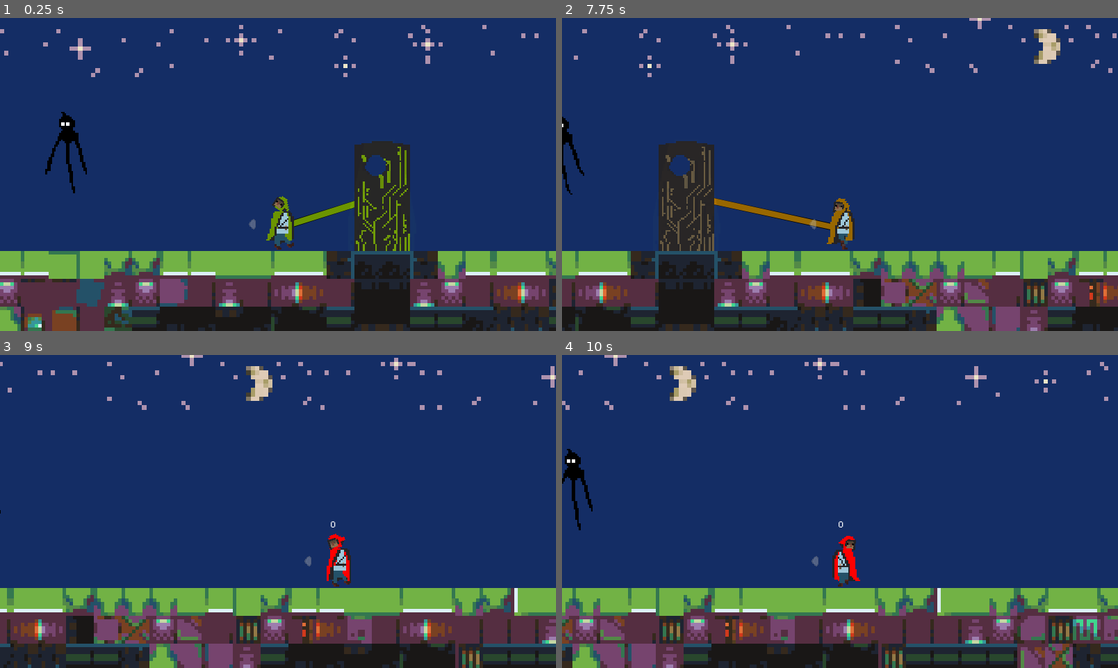
Above: before the commit, frames 1-4 (two rows, left to right).
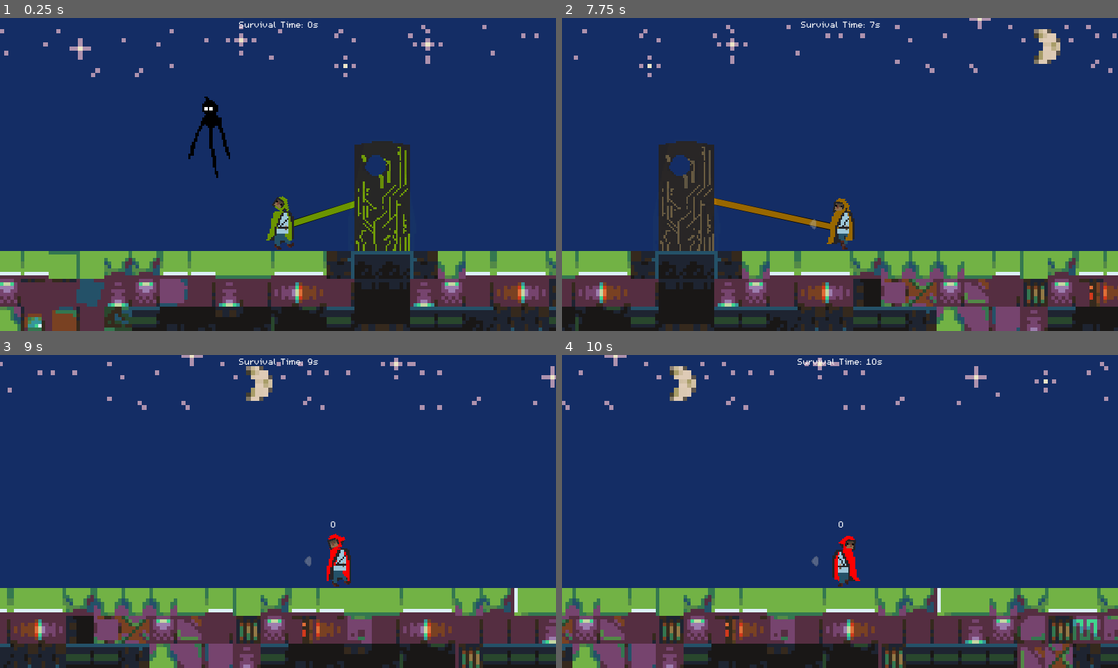
Above: after the commit, the same moments.

Repository: MHillier98/FeedThePillar
Game: Godot game, scene res://Scenes/TestScene.tscn
The game is run twice, just before and just after one commit, with the same random seed, the same clock (stepped at 60 frames per second) and the same inputs.
Inputs (mouse positions are in pixels of both pictures, inside the frame that each line leads up to):
- Up to frame 1 (0.25 s): no input
- Up to frame 2 (7.75 s): move the mouse to (595, 152) at 0.52 s; hold D (right) 0.53-2.03 s; click (595, 152) at 0.67 s; tap W (up) at 0.77, 1.52, 3.02, 3.77, 4.52, 6.02, 6.77, 7.52 s; move the mouse to (728, 190) at 1.27 s; click (728, 190) at 1.42 s; move the mouse to (895, 105) at 2.02 s; hold A (left) 2.03-2.78 s; click (895, 105) at 2.17 s; move the mouse to (812, 237) at 2.77 s; hold D (right) 2.78-4.28 s; click (812, 237) at 2.92 s; move the mouse to (1006, 221) at 3.52 s; click (1006, 221) at 3.67 s; move the mouse to (673, 127) at 4.27 s; hold A (left) 4.28-5.03 s; click (673, 127) at 4.42 s; move the mouse to (867, 174) at 5.02 s; hold D (right) 5.03-5.78 s; click (867, 174) at 5.17 s; move the mouse to (756, 96) at 5.77 s; hold A (left) 5.78-7.28 s; click (756, 96) at 5.92 s; move the mouse to (962, 158) at 6.52 s; click (962, 158) at 6.67 s; move the mouse to (728, 190) at 7.27 s; hold D (right) from 7.28 s (still down); click (728, 190) at 7.42 s
- Up to frame 3 (9 s): keep holding D (right); move the mouse to (333, 442) at 8.02 s; click (333, 442) at 8.17 s; move the mouse to (250, 574) at 8.77 s; click (250, 574) at 8.92 s
- Up to frame 4 (10 s): tap W (up) at 9.02, 9.77 s; move the mouse to (1006, 558) at 9.52 s; release D (right) at 9.53 s; hold A (left) from 9.53 s (still down); click (1006, 558) at 9.67 s

The runs differ from the first frame. In frame 1, 1.1% of the frame differs, in the area x 8-58%, y 1-68%; in frame 2, 0.4%; in frame 3, 0.1%; in frame 4, 0.5%.

Commit message:
Added auto-adding wraiths / respawning wraiths

Diff:
--- a/Scenes/TestScene.tscn
+++ b/Scenes/TestScene.tscn
@@ -7,7 +7,6 @@
 [ext_resource path="res://Scripts/UI.gd" type="Script" id=5]
 [ext_resource path="res://Images/PillarV2Light.png" type="Texture" id=6]
 [ext_resource path="res://Images/background.png" type="Texture" id=7]
-[ext_resource path="res://Scenes/Wraith.tscn" type="PackedScene" id=8]
 
 [node name="World" type="Node"]
 script = ExtResource( 4 )
@@ -68,7 +67,6 @@
 }
 
 [node name="Timer" type="Label" parent="CanvasLayer/HUD"]
-visible = false
 anchor_left = 0.5
 anchor_right = 0.5
 margin_left = -101.5
@@ -99,7 +97,3 @@
 __meta__ = {
 "_edit_lock_": true
 }
-
-[node name="Wraith" parent="." instance=ExtResource( 8 )]
-position = Vector2( 4.78448, 144.117 )
-points = 100
--- a/Scripts/GameController.gd
+++ b/Scripts/GameController.gd
@@ -4,6 +4,9 @@
 onready var player = $Player
 onready var pillar = $Pillar
 onready var timerPanel = $CanvasLayer/HUD/Timer
+onready var power_line = $PowerLine
+
+var new_wraith = preload("res://scenes/Wraith.tscn")
 
 var timer = 0 # timer for points
 
@@ -13,6 +16,8 @@
 
 
 func _ready():
+	var wraith = spawn_wraith()
+	player.set_wraith(wraith)
 	set_process(true)
 
 
@@ -21,9 +26,8 @@
 		update_points()
 		timer = 0
 
-	timer += 1
-
 	if not paused:
+		timer += 1
 		time += delta * time_mult
 		timerPanel.text = "Survival Time: " + str(int(time)) + "s"
 
@@ -31,6 +35,7 @@
 func update_points():
 	var player_pos = player.global_position
 	var pillar_pos = pillar.global_position
+
 	if player_pos.distance_to(pillar_pos) < 350:
 		var distance = clamp(player_pos.distance_to(pillar_pos)/20, 0, 100)
 		var points = int(clamp(20 - distance, 0, 20))
@@ -42,3 +47,31 @@
 
 		if points_difference > 0:
 			pillar.add_points(points_difference)
+
+
+func _on_Wraith_died():
+	player.clear_wraith()
+	print("we need another wraith!")
+	var wraith = spawn_wraith()
+	player.set_wraith(wraith)
+	power_line.clear_target()
+
+
+#func _on_Wraith_target_selected():
+#	power_line.set_target()
+
+
+func spawn_wraith():
+	var new_wraith_instance = new_wraith.instance()
+	new_wraith_instance.set_name("Wraith")
+	new_wraith_instance.connect("died", self, "_on_Wraith_died")
+#	new_wraith_instance.connect("target_selected", self, "_on_Wraith_target_selected")
+#	print(new_wraith_instance.name)
+
+	randomize()
+	var pos_x = rand_range(-400, 1000)
+	var pos_y = rand_range(110, 200)
+
+	new_wraith_instance.position = Vector2(pos_x, pos_y)
+	add_child(new_wraith_instance)
+	return new_wraith_instance
--- a/Scripts/Pillar.gd
+++ b/Scripts/Pillar.gd
@@ -1,7 +1,7 @@
 extends Sprite
 
 
-export(int) var points = 0 setget set_points, get_points
+export(int) var points = 100 setget set_points, get_points
 
 onready var pointsLabel = $PointsLabel
 
@@ -15,8 +15,8 @@
 
 
 func _process(_delta):
-	if timer > 600:
-		points = clamp(points - 1, 0, 9999999)
+	if timer > 500:
+		points = clamp(points - 4, 0, 9999999)
 		update_text()
 		timer = 0
 
--- a/Scripts/UI.gd
+++ b/Scripts/UI.gd
@@ -8,6 +8,7 @@
 var pillar
 var pillar_light
 var target = ""
+var wraith_target = null
 
 func _ready():
 	main_scene = get_tree().current_scene
@@ -25,12 +26,24 @@
 	target = new_target
 
 
+func clear_target():
+	target = ""
+	wraith_target = null
+
+
 func _draw():
-	draw_pillar_player_light()
+	if target == "Wraith":
+		var world_nodes = get_node("/root/World").get_children()
 
-	if target == "Wraith":
-		var wraith = main_scene.find_node("Wraith")
-		draw_wraith_player_light(wraith)
+		if wraith_target == null:
+			for node in world_nodes:
+				if "Wraith" in node.name:
+					wraith_target = node
+
+		if wraith_target != null:
+			draw_wraith_player_light(wraith_target)
+	else:
+		draw_pillar_player_light()
 
 
 func draw_pillar_player_light():
@@ -40,7 +53,7 @@
 	if player_pos.distance_to(pillar_pos) < 350:
 		var distance = clamp(player_pos.distance_to(pillar_pos) / 3, 0, 100)
 
-		# https://stackoverflow.com/questions/340209/generate-colors-between-red-and-green-for-a-power-meter
+#		https://stackoverflow.com/questions/340209/generate-colors-between-red-and-green-for-a-power-meter
 		var r = (255 * distance) / 100
 		var g = (255 * (100 - distance)) / 100
 		draw_colour = Color(r / 255, g / 255, 0)
--- a/Scripts/Wraith.gd
+++ b/Scripts/Wraith.gd
@@ -1,9 +1,13 @@
 extends Node2D
 
 
-export(int) var points = 300 setget set_points, get_points
+export(int) var points = 100 setget set_points, get_points
 
+onready var area2d = $Area2D
 onready var animatedSprite = $Area2D/AnimatedSprite
+
+signal died
+signal target_selected
 
 var main_scene
 var player
@@ -12,6 +16,8 @@
 var direction_modifier = -2
 var timer = 0
 var mouse_hovered = false
+var paused = false
+
 
 func set_points(new_points):
 	points = clamp(new_points, 0, 9999999)
@@ -25,32 +31,48 @@
 	main_scene = get_tree().current_scene
 	player = main_scene.find_node("Player")
 	power_line = main_scene.find_node("PowerLine")
-	$Area2D.input_pickable = true
+	power_line.clear_target()
+	area2d.input_pickable = true
 
 
 func _process(delta):
-	move_self(delta)
+	if paused == false:
+		move_self(delta)
 
-	if timer > 400:
-		if points > 0:
-			if mouse_hovered:
-				animatedSprite.play("drain")
-#				print(points)
-				points -= 10
-				player.add_points(10)
-				# yield(animatedSprite, "animation_finished")
-			else:
-				animatedSprite.play("default")
+		if timer > 400:
+			if points > 0:
+				if mouse_hovered:
+					drain()
+				else:
+					default()
 
-		timer = 0
-	else:
-		timer += 1
+			timer = 0
+		else:
+			timer += 1
 
-	if points <= 0:
-		animatedSprite.play("death")
-		player.clear_wraith()
-		yield(animatedSprite, "animation_finished")
-		queue_free()
+		if points <= 0:
+			die()
+
+
+func default():
+	animatedSprite.play("default")
+
+
+func drain():
+	print(points)
+	animatedSprite.play("drain")
+	points -= 10
+	player.add_points(10)
+#	yield(animatedSprite, "animation_finished")
+
+
+func die():
+	animatedSprite.play("death")
+	player.clear_wraith()
+	paused = true
+	emit_signal("died")
+	yield(animatedSprite, "animation_finished")
+	queue_free()
 
 
 func move_self(delta):
@@ -67,10 +89,15 @@
 
 
 func _on_Area2D_input_event(_viewport, _event, _shape_idx):
-	power_line.set_target("Wraith")
-	mouse_hovered = true
+	if points > 0:
+		power_line.set_target("Wraith")
+		emit_signal("target_selected")
+		mouse_hovered = true
+	else:
+		power_line.clear_target()
+		mouse_hovered = false
 
 
 func _on_Area2D_mouse_exited():
-	power_line.set_target("")
+	power_line.clear_target()
 	mouse_hovered = false
Not shown: 1 places in Scenes/TestScene.tscn that only renumber resources
